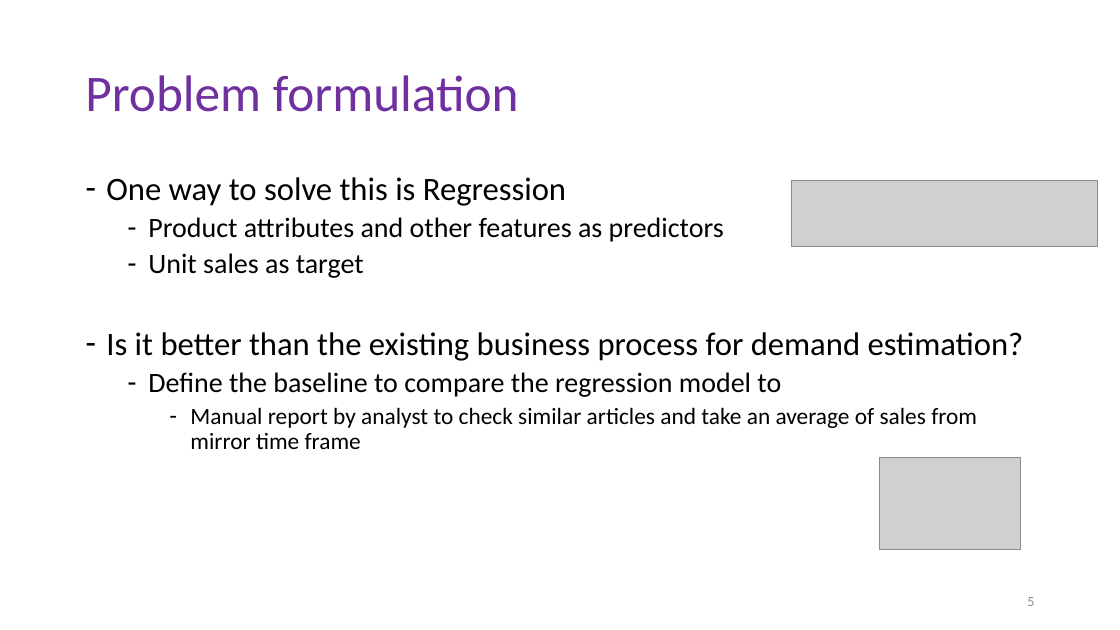
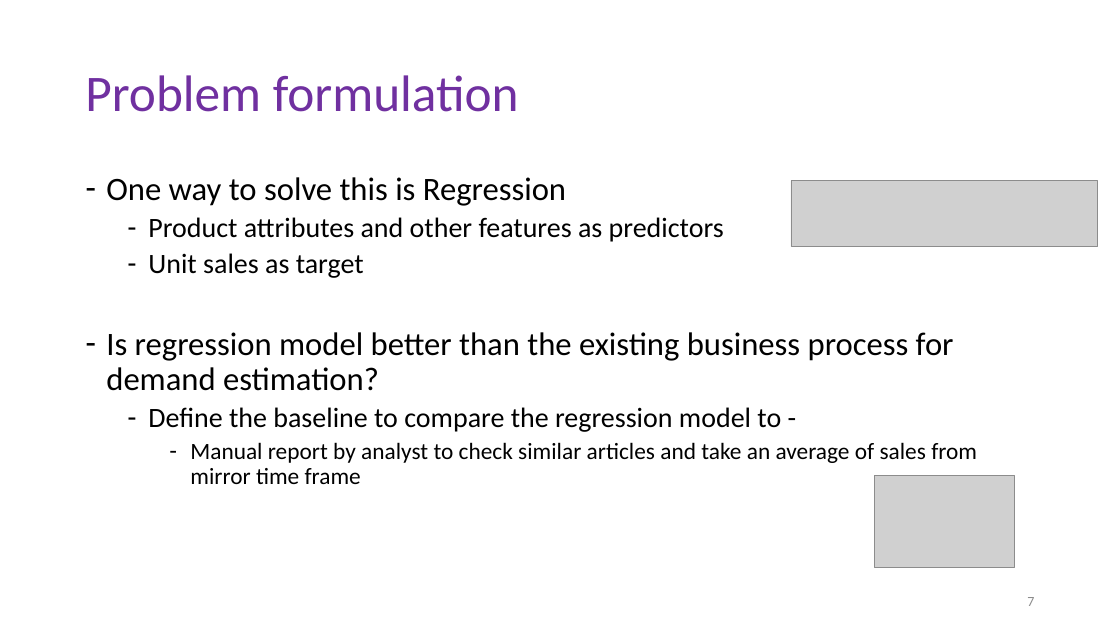
Before and after one commit to garima26/thebrand, a slide deck: slide 7 of The Brand.pptx (slide 5 before the commit). Drawn at 1120x630 pixels with LibreOffice and Linux fonts; fonts in the diff are those of the drawing; grey boxes stand for pictures. Boxes give left, top, right and bottom in pixels: in the first picture for what was removed or moved away, otherwise in the second. Text is boxed around its words. In the diff, an @@ line names an element or a change of style, - is before the commit and + after.

```diff
--- a/The Brand.pptx
+++ b/The Brand.pptx
@@ text at (106,332,954,432): text changed @@
-– Is it better than the existing business process for demand estimation?
-  – Define the baseline to compare the regression model to
+– Is regression model better than the existing business process for demand estimation?
+  – Define the baseline to compare the regression model to -
@@ picture: place and size @@
-picture at (880,458,1020,549)
+picture at (875,476,1015,567)
@@ page number at (1027,597,1034,606): text changed @@
-5
+7
```
Also in this commit, not shown: 11 other slides changed, 3 slides added, 1 other file.
